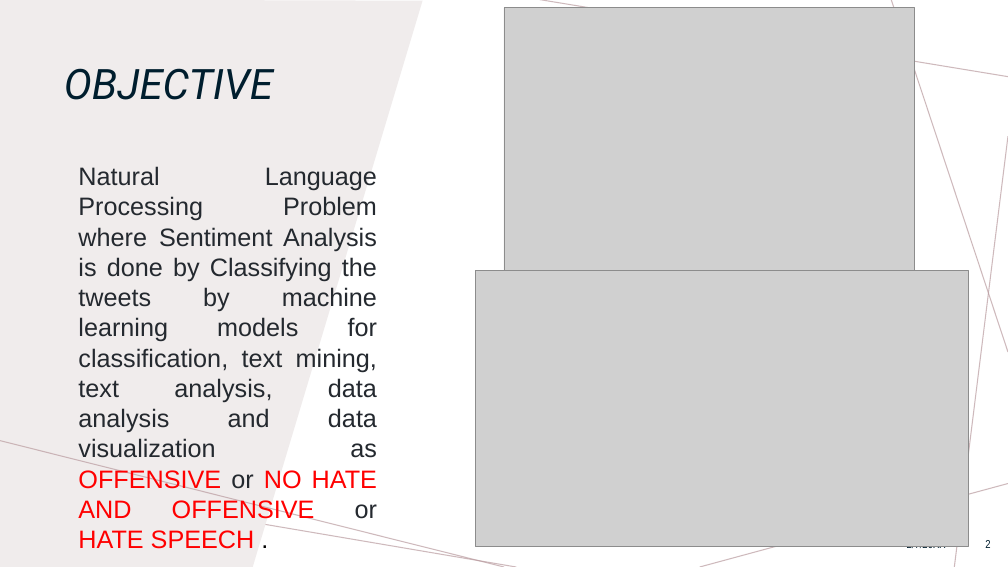
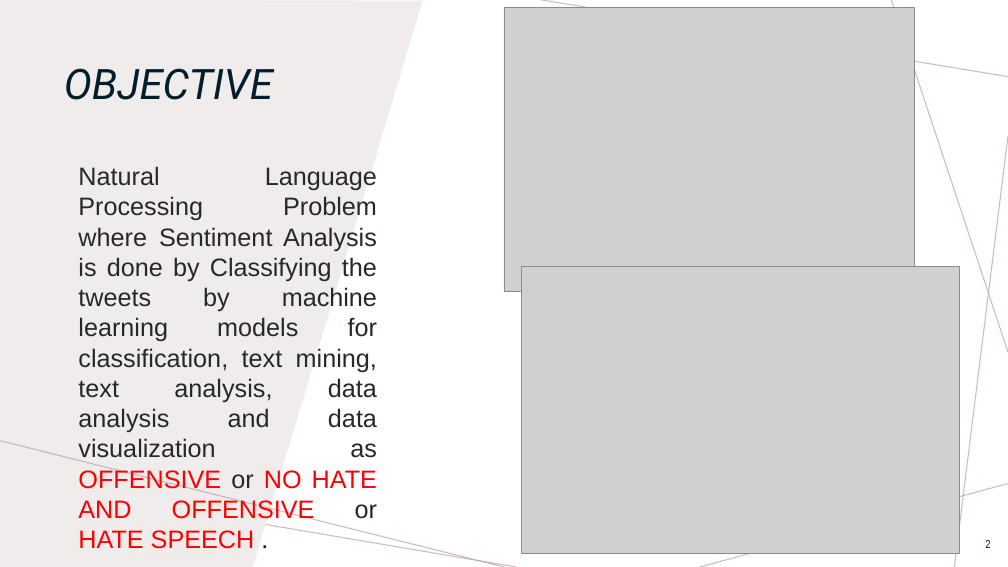
Before and after one commit to SathanaR/capstone-project, a slide deck: slide 2 of Twitter hate detection.pptx. Drawn at 1008x567 pixels with LibreOffice and Linux fonts; fonts in the diff are those of the drawing; grey boxes stand for pictures. Boxes give left, top, right and bottom in pixels: in the first picture for what was removed or moved away, otherwise in the second. Text is boxed around its words. In the diff, an @@ line names an element or a change of style, - is before the commit and + after.

```diff
--- a/Twitter hate detection.pptx
+++ b/Twitter hate detection.pptx
@@ picture: place and size @@
-picture at <box>475,271,968,547</box>
+picture at <box>522,267,960,554</box>
@@ text removed at <box>907,546,946,551</box> @@
-2/7/20XX
```
